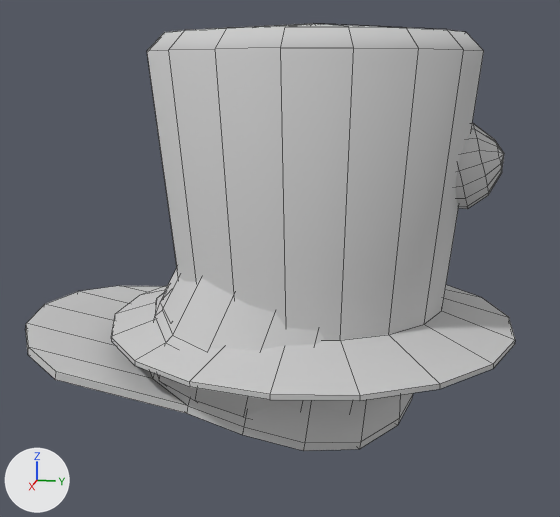
An edit to the FBX model RacoonSquad/Assets/Meshes/SM_Hat.FBX, drawn before and after from the same camera.
The view is the same before and after, from a 50 mm camera at (1.012, 0.147, 1.531) aimed at (0.003, -0.055, 1.279). Lighting does not change. The marker at lower left points along +X, +Y and +Z. Mesh edges are drawn as thin lines. Where no turn or scale is listed for an object, it has been applied to the vertices.

The first picture shows 'Hat02', 'Hat03', 'Hat04'.
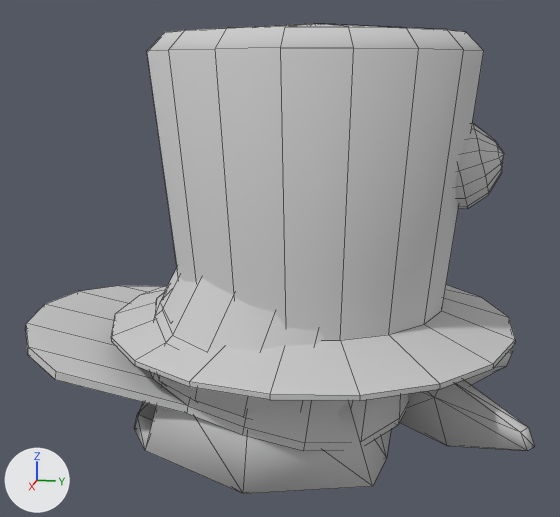
Where the newer file only moved an object's origin or applied its transform, the numbers keep the older frame.

Edits to the bpy script that builds the scene:
```text
Add me_mesh_004:
    me_mesh_004.from_pydata(...)  # 80 vertices, 148 faces; spans x -0.241..0.231, y -0.21..0.316, z 0.081..0.207
    me_mesh_004.materials.append(mat_material__2)  # its picture is missing
Add ob_hat05:
    ob_hat05 = bpy.data.objects.new('Hat05', me_mesh_004)
    ob_hat05.location = (0.005, -0.04, 0.974)
```

What differs and where, as boxes (x1, y1, x2, y2) in the pictures (560 x 517 px):
'Hat05', added: after (134, 350, 535, 494)
